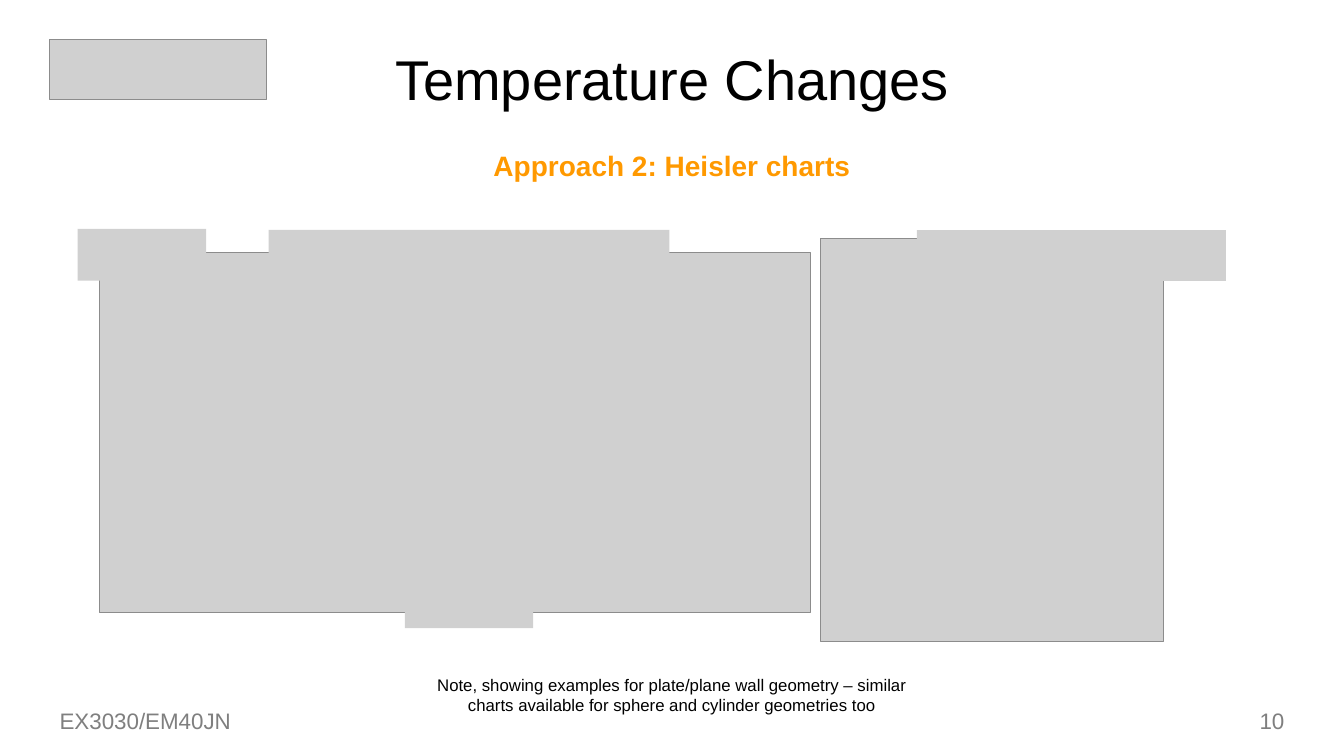
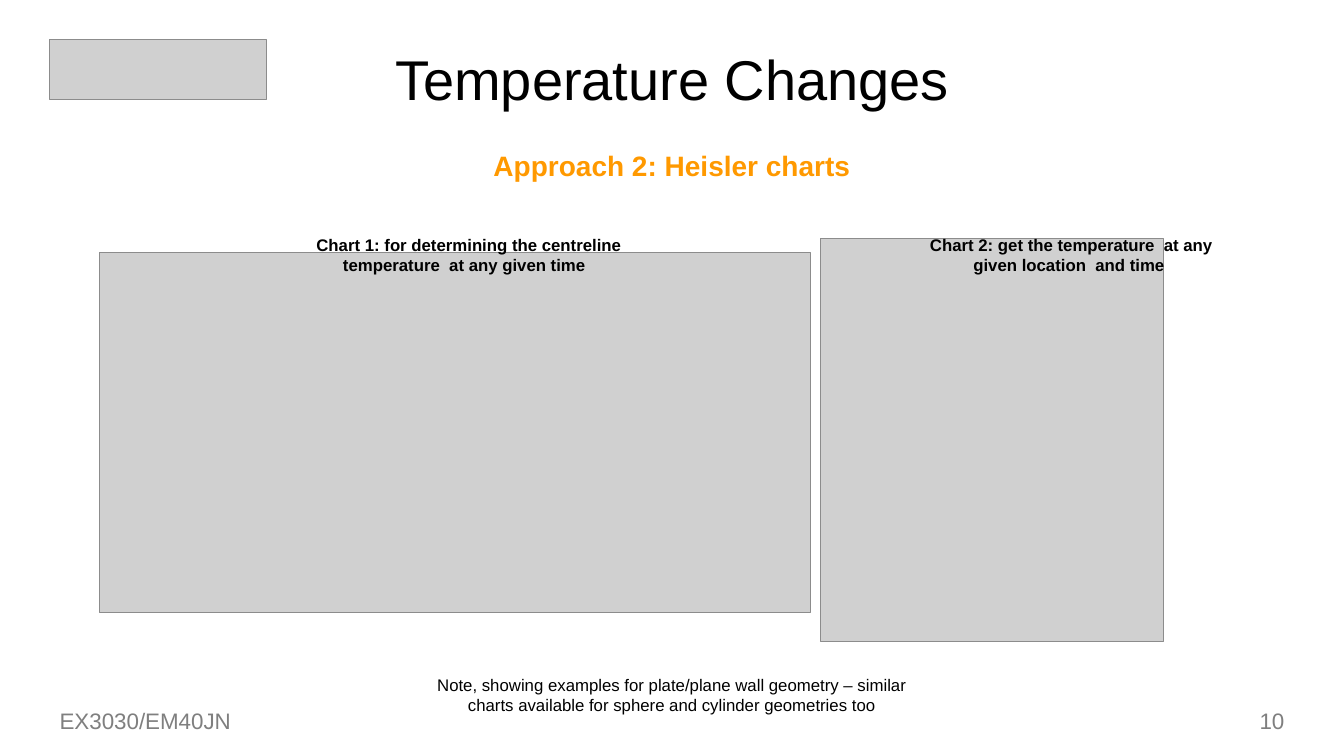
Before and after one commit to toastedcrumpets/HMMT, a slide deck: slide 10 of oldnotes/Week7-02.pptx. Drawn at 1344x756 pixels with LibreOffice and Linux fonts; fonts in the diff are those of the drawing; grey boxes stand for pictures. Boxes give left, top, right and bottom in pixels: in the first picture for what was removed or moved away, otherwise in the second. Text is boxed around its words. In the diff, an @@ line names an element or a change of style, - is before the commit and + after.

```diff
--- a/oldnotes/Week7-02.pptx
+++ b/oldnotes/Week7-02.pptx
@@ picture removed at (78,229,206,280) @@
@@ picture removed at (269,230,670,280) @@
@@ text added at (316,237,621,275), 12 pt, text #000000, bold @@
+Chart 1: for determining the centreline temperature at any given time
@@ picture removed at (918,230,1227,280) @@
@@ text added at (930,238,1212,276), 12 pt, text #000000, bold @@
+Chart 2: get the temperature at any given location and time
@@ picture removed at (405,597,533,628) @@
```
Also in this commit, not shown: 11 other slides changed, 2 slides added, 8 other files.
